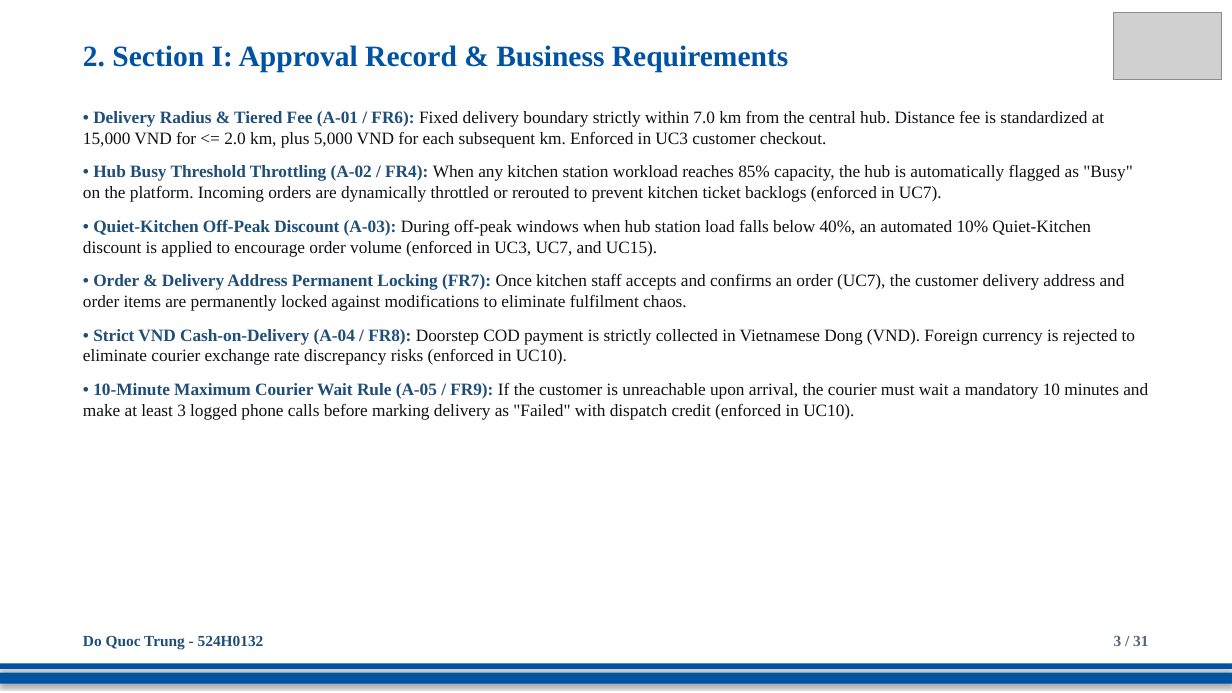
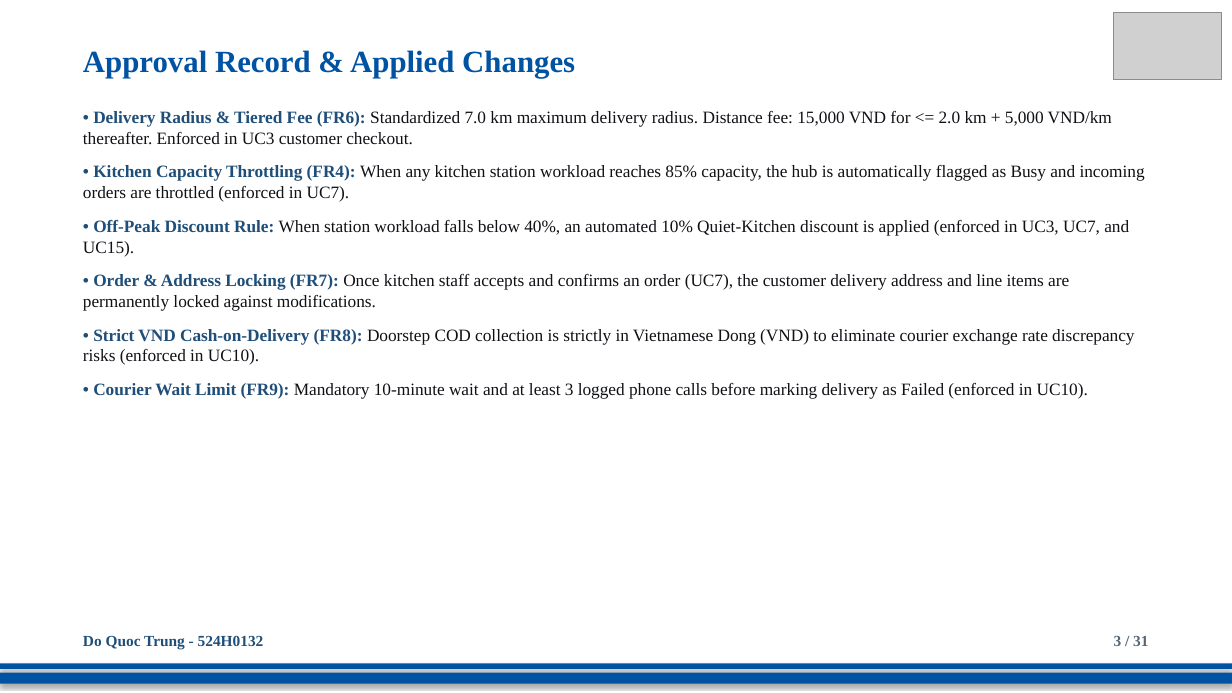
Before and after one commit to DoQuocTrung06/SaigonBite-RAD-TeamF10, a slide deck: slide 3 of Part_2/TeamF10_Presentation_for_SaigonBite.pptx. Drawn at 1232x693 pixels with LibreOffice and Linux fonts; fonts in the diff are those of the drawing; grey boxes stand for pictures. Boxes give left, top, right and bottom in pixels: in the first picture for what was removed or moved away, otherwise in the second. Text is boxed around its words. In the diff, an @@ line names an element or a change of style, - is before the commit and + after.

Commit message:
docs(presentation): purify slide titles to standard academic format without conversation leakage

```diff
--- a/Part_2/TeamF10_Presentation_for_SaigonBite.pptx
+++ b/Part_2/TeamF10_Presentation_for_SaigonBite.pptx
@@ text at (83, 50, 575, 78): text changed; size 23 to 24 pt @@
-2. Section I: Approval Record & Business Requirements
+Approval Record & Applied Changes
@@ text at (83, 111, 1145, 399): text changed @@
-• Delivery Radius & Tiered Fee (A-01 / FR6): Fixed delivery boundary strictly within 7.0 km from the central hub. Distance fee is standardized at 15,000 VND for <= 2.0 km, plus 5,000 VND for each subsequent km. Enforced in UC3 customer checkout.
-• Hub Busy Threshold Throttling (A-02 / FR4): When any kitchen station workload reaches 85% capacity, the hub is automatically flagged as "Busy" on the platform. Incoming orders are dynamically throttled or rerouted to prevent kitchen ticket backlogs (enforced in UC7).
-• Quiet-Kitchen Off-Peak Discount (A-03): During off-peak windows when hub station load falls below 40%, an automated 10% Quiet-Kitchen discount is applied to encourage order volume (enforced in UC3, UC7, and UC15).
-• Order & Delivery Address Permanent Locking (FR7): Once kitchen staff accepts and confirms an order (UC7), the customer delivery address and order items are permanently locked against modifications to eliminate fulfilment chaos.
-• Strict VND Cash-on-Delivery (A-04 / FR8): Doorstep COD payment is strictly collected in Vietnamese Dong (VND). Foreign currency is rejected to eliminate courier exchange rate discrepancy risks (enforced in UC10).
-• 10-Minute Maximum Courier Wait Rule (A-05 / FR9): If the customer is unreachable upon arrival, the courier must wait a mandatory 10 minutes and make at least 3 logged phone calls before marking delivery as "Failed" with dispatch credit (enforced in UC10).
+• Delivery Radius & Tiered Fee (FR6): Standardized 7.0 km maximum delivery radius. Distance fee: 15,000 VND for <= 2.0 km + 5,000 VND/km thereafter. Enforced in UC3 customer checkout.
+• Kitchen Capacity Throttling (FR4): When any kitchen station workload reaches 85% capacity, the hub is automatically flagged as Busy and incoming orders are throttled (enforced in UC7).
+• Off-Peak Discount Rule: When station workload falls below 40%, an automated 10% Quiet-Kitchen discount is applied (enforced in UC3, UC7, and UC15).
+• Order & Address Locking (FR7): Once kitchen staff accepts and confirms an order (UC7), the customer delivery address and line items are permanently locked against modifications.
+• Strict VND Cash-on-Delivery (FR8): Doorstep COD collection is strictly in Vietnamese Dong (VND) to eliminate courier exchange rate discrepancy risks (enforced in UC10).
+• Courier Wait Limit (FR9): Mandatory 10-minute wait and at least 3 logged phone calls before marking delivery as Failed (enforced in UC10).
```
Also in this commit, not shown: 29 other slides changed.
